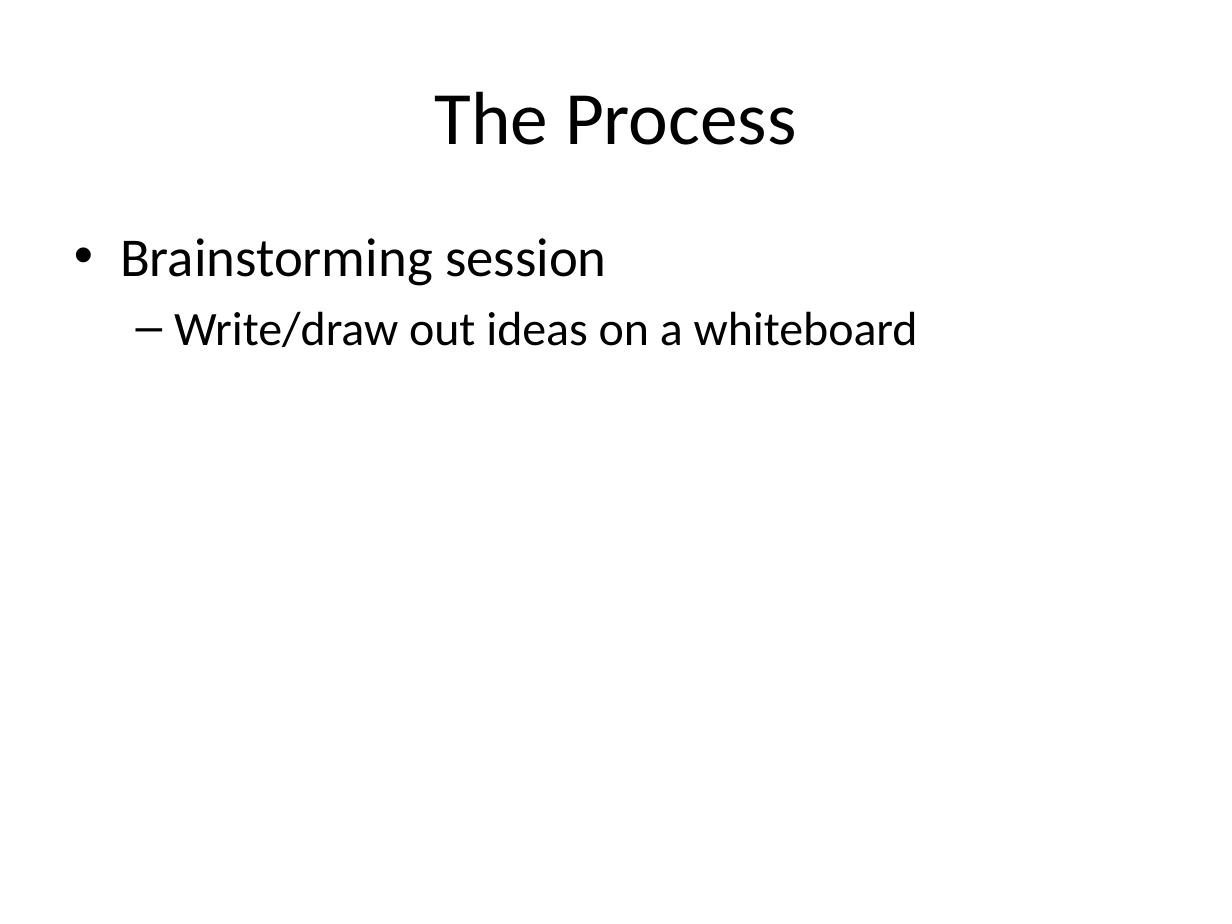
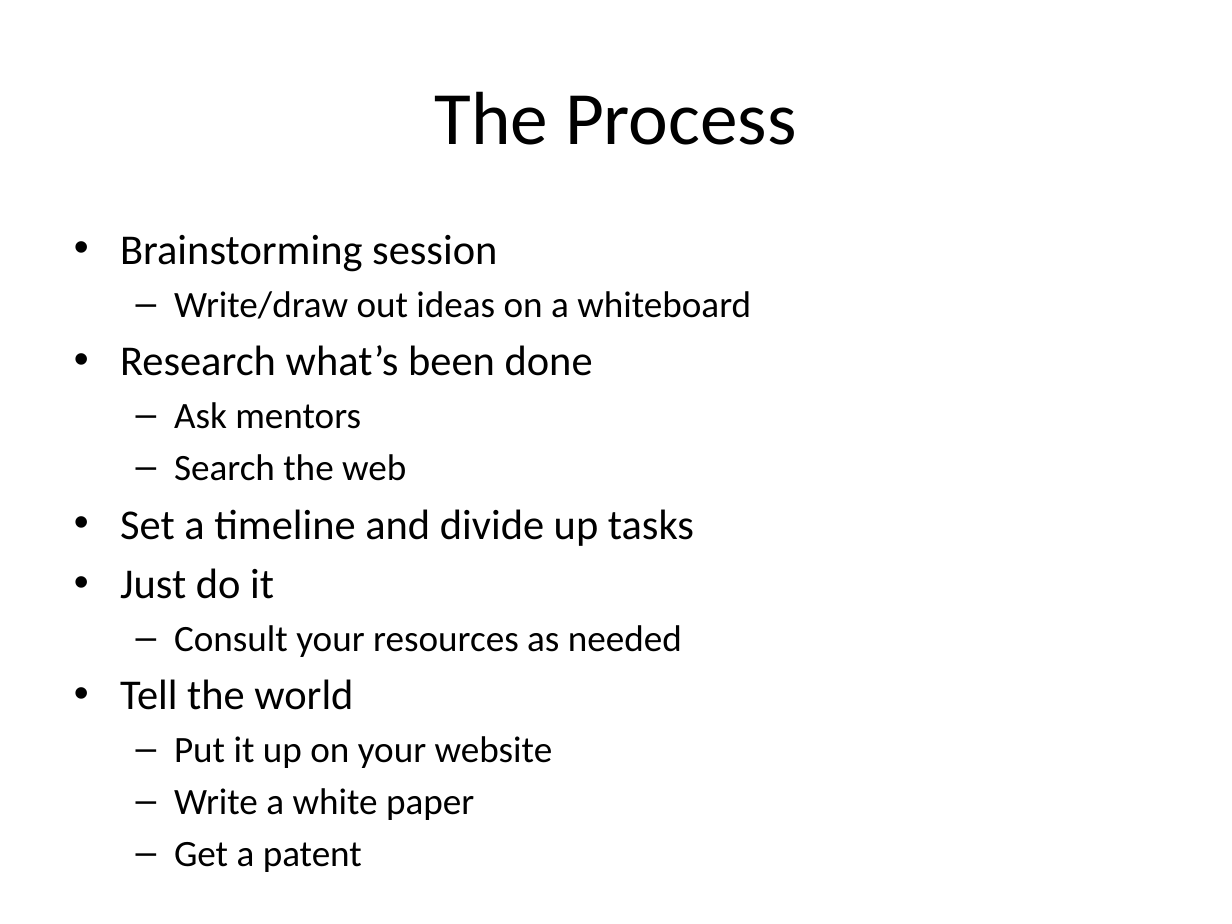
Before and after one commit to ChapResearch/ChapR, a slide deck: slide 8 of ChaprSVN/Promo/Chap Research 2015 Kickoff Presentation.pptx (slide 7 before the commit). Drawn at 1232x924 pixels with LibreOffice and Linux fonts; fonts in the diff are those of the drawing. Boxes give left, top, right and bottom in pixels: in the first picture for what was removed or moved away, otherwise in the second. Text is boxed around its words. In the diff, an @@ line names an element or a change of style, - is before the commit and + after.

```diff
--- a/ChaprSVN/Promo/Chap Research 2015 Kickoff Presentation.pptx
+++ b/ChaprSVN/Promo/Chap Research 2015 Kickoff Presentation.pptx
@@ text at (120,235,751,319): size 32 to 24.8 pt in "Brainstorming session"; size 28 to 21.7 pt in "Write/draw out ideas on a whiteboard"; less space between paragraphs @@
@@ text at (120,345,694,820): paragraphs added @@
+• Research what’s been done
+  – Ask mentors
+  – Search the web
+• Set a timeline and divide up tasks
+• Just do it
+  – Consult your resources as needed
+• Tell the world
+  – Put it up on your website
+  – Write a white paper
+  – Get a patent
```
Also in this commit, not shown: 7 other slides changed, 3 slides added, 1 slide removed.
